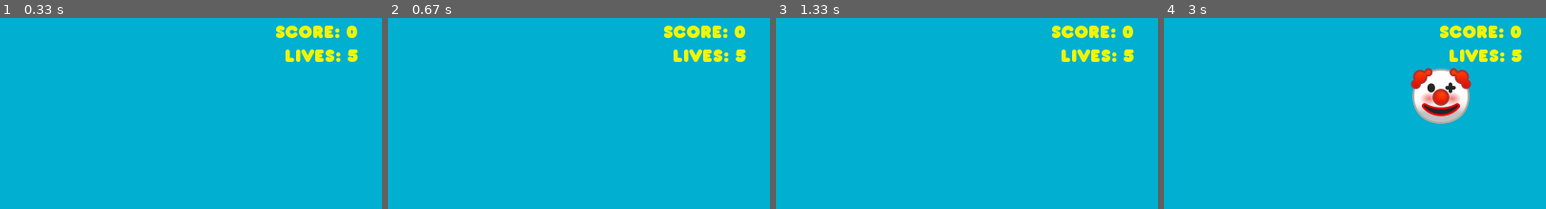
Above: before the commit, frames 1-4 (left to right).
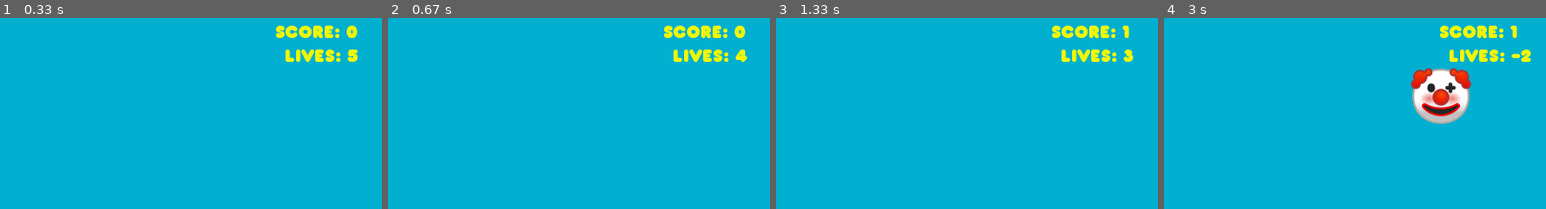
Above: after the commit, the same moments.

Repository: TigerZhu10/Catch_the_clown
Game: pygame game, started from main.py
The game is run twice, just before and just after one commit, with the same random seed, the same clock (stepped at 60 frames per second) and the same inputs.
Inputs (mouse positions are % of the whole screen's width and height, from its top left):
- Up to frame 1 (0.33 s): no input
- Up to frame 2 (0.67 s): click (46, 54) at 0.38 s
- Up to frame 3 (1.33 s): click (60, 72) at 0.72 s; click (19, 35) at 1.05 s
- Up to frame 4 (3 s): click (87, 85) at 1.38 s; click (52, 16) at 1.72 s; click (45, 76) at 2.05 s; click (47, 33) at 2.38 s; click (36, 29) at 2.72 s
The pictures show only the part of the screen within x 50-100%, y 2-52%; the shares and areas given below are measured in that part.

Frame 1 is identical in both runs. In frame 2, less than 0.1% of the frame differs, in the area x 91-94%, y 16-23%; in frame 3, 0.2%; in frame 4, 0.4%, in the area x 90-96%, y 4-23%.

Commit message:
mouse activities

Diff:
--- a/main.py
+++ b/main.py
@@ -57,8 +57,17 @@
             game_running = False
 
         if ev.type == pygame.MOUSEBUTTONDOWN and ev.button == 1:
-                if clown_rect.collidepoint(ev.pos):
-                    print("Clown clicked!")
+            if clown_rect.collidepoint(ev.pos):
+                score += 1
+                score_text = score_font.render("Score: " + str(score), True, (239,247,5))
+                clown_speed += 5
+            else:
+                lives -= 1
+                lives_text = lives_font.render("Lives: " + str(lives), True, (239,247,5))
+                if lives < 0:
+                    #卡程序写在这儿
+                    print()
+
 
     clown_rect.x += dx
 
@@ -66,6 +75,7 @@
         clown_rect.y += dy
     else:
         clown_rect.y -= dy
+
 
     if clown_rect.right >= WINDOW_WIDTH:
         dx = -dx
